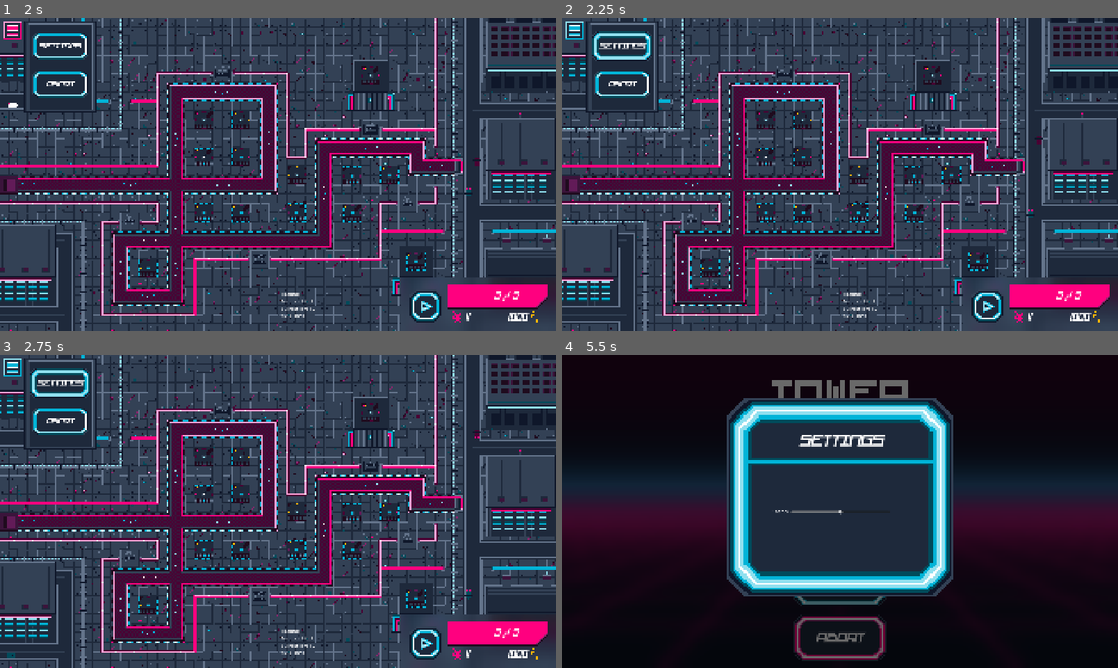
Above: before the commit, frames 1-4 (two rows, left to right).
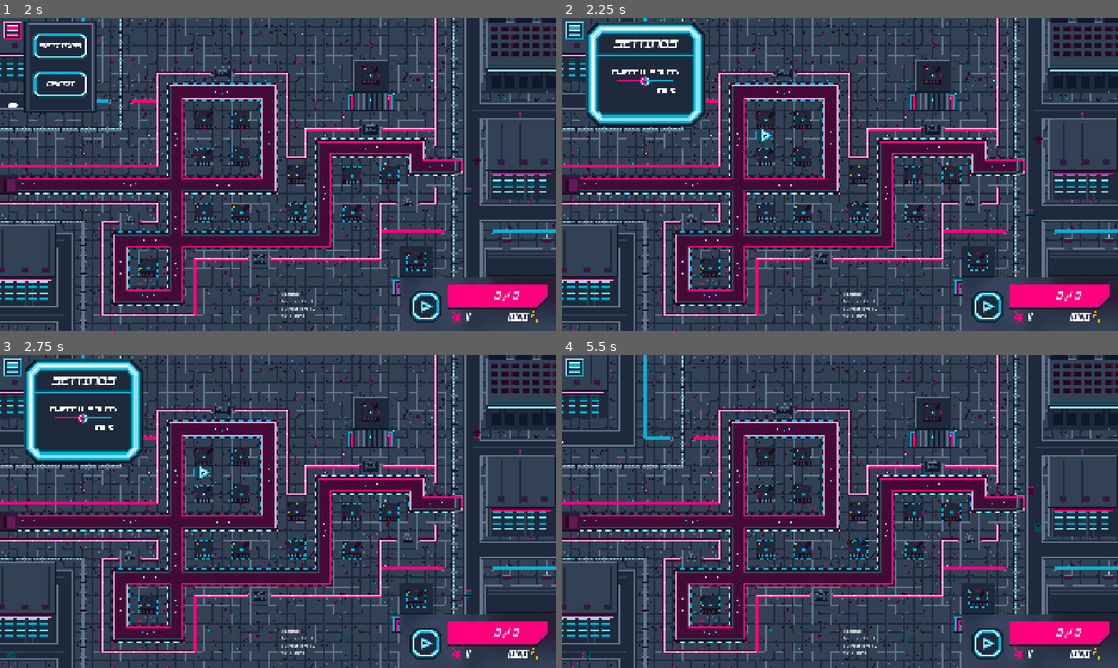
Above: after the commit, the same moments.

Repository: JanuV08/TD
Game: Godot game, scene res://Scenes/main.tscn
The game is run twice, just before and just after one commit, with the same random seed, the same clock (stepped at 60 frames per second) and the same inputs. This scene is started directly instead of the project's main scene.
Inputs (mouse positions are in pixels of both pictures, inside the frame that each line leads up to):
- Up to frame 1 (2 s): click (428, 305) at 0.5 s; click (11, 30) at 1.25 s
- Up to frame 2 (2.25 s): click "SETTINGS" at 2 s
- Up to frame 3 (2.75 s): no input
- Up to frame 4 (5.5 s): click (762, 473) at 2.77 s; click (623, 420) at 3.5 s, where only the run before the commit has a clickable "ABORT"; click (840, 583) at 4.25 s, where only the run before the commit has a clickable "SETTINGS"; click (840, 527) at 5 s, where only the run before the commit has a clickable "INITIATE"

Frame 1 is identical in both runs. In frame 2, 5.2% of the frame differs, in the area x 4-38%, y 1-40%; in frame 3, 5.2%; in frame 4, 92%, in the area x 0-100%, y 0-100%.

Commit message:
Add pause-menu audio settings
Add a styled volume slider with mute and volume-level icons, wire settings into the pause menu, and adjust map selection button positions.

Diff:
--- a/Scenes/drop_down.tscn
+++ b/Scenes/drop_down.tscn
@@ -1,6 +1,7 @@
 [gd_scene format=3 uid="uid://srntnqprdk5g"]
 
 [ext_resource type="Script" uid="uid://d07sb4qgi3u4e" path="res://Scripts/drop_down.gd" id="1_6agol"]
+[ext_resource type="PackedScene" uid="uid://c6qnklux3wn7" path="res://Scenes/settings.tscn" id="2_3t5j7"]
 [ext_resource type="Texture2D" uid="uid://cowej1ujofcqj" path="res://assets/GUI/dropMenu/menu-button-icon.png" id="2_y7fiv"]
 [ext_resource type="Texture2D" uid="uid://dg618nm6eyrdu" path="res://assets/GUI/dropMenu/menu-button-icon-hover.png" id="3_85cpj"]
 [ext_resource type="Texture2D" uid="uid://l7yv7v4oq7t6" path="res://assets/GUI/dropMenu/menu-background.png" id="3_y7fiv"]
@@ -100,9 +101,43 @@
 horizontal_alignment = 1
 vertical_alignment = 1
 
+[node name="settings" parent="." unique_id=703400629 instance=ExtResource("2_3t5j7")]
+visible = false
+
+[node name="ColorRect" parent="settings" index="0" unique_id=2132349209]
+visible = false
+
+[node name="TextureRect" parent="settings" index="1" unique_id=1610434915]
+offset_left = -879.0
+offset_top = -528.0
+offset_right = -465.0
+offset_bottom = -114.0
+
+[node name="Label" parent="settings/TextureRect" index="0" unique_id=508304816]
+offset_left = -334.0
+offset_top = -162.0
+offset_right = 331.0
+offset_bottom = -96.0
+theme_override_font_sizes/font_size = 36
+
+[node name="HSlider" parent="settings/TextureRect" index="1" unique_id=995130524]
+offset_left = -100.0
+offset_top = -9.0
+offset_right = 98.0
+offset_bottom = 7.0
+
+[node name="Label2" parent="settings/TextureRect/HSlider" index="1" unique_id=625660709]
+offset_left = -15.0
+offset_top = -27.0
+offset_right = 213.0
+offset_bottom = 0.0
+
 [connection signal="pressed" from="TopBtn" to="." method="_on_top_btn_pressed"]
 [connection signal="mouse_entered" from="TextureRect/SettBtn" to="." method="_on_sett_btn_mouse_entered"]
 [connection signal="mouse_exited" from="TextureRect/SettBtn" to="." method="_on_sett_btn_mouse_exited"]
+[connection signal="pressed" from="TextureRect/SettBtn" to="." method="_on_sett_btn_pressed"]
 [connection signal="mouse_entered" from="TextureRect/ExitBtn" to="." method="_on_exit_btn_mouse_entered"]
 [connection signal="mouse_exited" from="TextureRect/ExitBtn" to="." method="_on_exit_btn_mouse_exited"]
 [connection signal="pressed" from="TextureRect/ExitBtn" to="." method="_on_exit_btn_pressed"]
+
+[editable path="settings"]
--- a/Scenes/map1.tscn
+++ b/Scenes/map1.tscn
@@ -55,10 +55,10 @@
 
 [node name="lvl1Btn" type="TextureButton" parent="." unique_id=1569240790]
 layout_mode = 0
-offset_left = 300.0
-offset_top = 400.0
-offset_right = 428.0
-offset_bottom = 528.0
+offset_left = 256.0
+offset_top = 384.0
+offset_right = 384.0
+offset_bottom = 512.0
 texture_normal = ExtResource("4_tnejx")
 texture_hover = ExtResource("5_si05j")
 ignore_texture_size = true
@@ -79,10 +79,10 @@
 
 [node name="lvl2Btn" type="TextureButton" parent="." unique_id=934986800]
 layout_mode = 0
-offset_left = 600.0
-offset_top = 400.0
-offset_right = 728.0
-offset_bottom = 528.0
+offset_left = 576.0
+offset_top = 384.0
+offset_right = 704.0
+offset_bottom = 512.0
 texture_normal = ExtResource("4_tnejx")
 texture_hover = ExtResource("5_si05j")
 ignore_texture_size = true
@@ -108,10 +108,10 @@
 anchor_top = 0.5
 anchor_right = 0.5
 anchor_bottom = 0.5
-offset_left = -60.0
-offset_top = -140.0
-offset_right = 68.0
-offset_bottom = -12.0
+offset_left = -64.0
+offset_top = -156.0
+offset_right = 64.0
+offset_bottom = -28.0
 grow_horizontal = 2
 grow_vertical = 2
 texture_normal = ExtResource("4_tnejx")
@@ -139,10 +139,10 @@
 anchor_top = 0.5
 anchor_right = 0.5
 anchor_bottom = 0.5
-offset_left = 240.0
-offset_top = -140.0
-offset_right = 368.0
-offset_bottom = -12.0
+offset_left = 256.0
+offset_top = -156.0
+offset_right = 384.0
+offset_bottom = -28.0
 grow_horizontal = 2
 grow_vertical = 2
 texture_normal = ExtResource("4_tnejx")
@@ -170,10 +170,10 @@
 anchor_top = 0.5
 anchor_right = 0.5
 anchor_bottom = 0.5
-offset_left = 540.0
-offset_top = -140.0
-offset_right = 668.0
-offset_bottom = -12.0
+offset_left = 576.0
+offset_top = -156.0
+offset_right = 704.0
+offset_bottom = -28.0
 grow_horizontal = 2
 grow_vertical = 2
 texture_normal = ExtResource("4_tnejx")
@@ -196,8 +196,10 @@
 
 [node name="backBtn" type="TextureButton" parent="." unique_id=1288367130]
 layout_mode = 0
-offset_right = 93.0
-offset_bottom = 93.0
+offset_left = 16.0
+offset_top = 16.0
+offset_right = 109.0
+offset_bottom = 109.0
 texture_normal = ExtResource("10_tnejx")
 texture_hover = ExtResource("11_vcux0")
 ignore_texture_size = true
--- a/Scenes/settings.tscn
+++ b/Scenes/settings.tscn
@@ -3,6 +3,33 @@
 [ext_resource type="Texture2D" uid="uid://53aa4gwn872p" path="res://assets/GUI/endMenu/end_menu_background_won.png" id="1_i44u3"]
 [ext_resource type="Script" uid="uid://cu1i8mfu58d86" path="res://Scripts/settings.gd" id="1_lhmql"]
 [ext_resource type="FontFile" uid="uid://c2edt1vtldka5" path="res://assets/fonts/midnight-letters.italic.ttf" id="2_lhmql"]
+[ext_resource type="Texture2D" uid="uid://ye8yxabrp5nl" path="res://assets/GUI/dropMenu/settings-slider-grabber.png" id="4_6kysc"]
+[ext_resource type="Texture2D" uid="uid://bv2f8sfkhqv2c" path="res://assets/GUI/dropMenu/settings-slider-tick.png" id="4_aaqfp"]
+[ext_resource type="Texture2D" uid="uid://de2j6jedwvj66" path="res://assets/GUI/dropMenu/settings-slider-tick-completed.png" id="5_j2dne"]
+[ext_resource type="FontFile" uid="uid://ch5qx16xhvfbv" path="res://assets/fonts/MidnightLetters-Regular.ttf" id="7_6vr2p"]
+[ext_resource type="Texture2D" uid="uid://dtixj8j2jvi5f" path="res://assets/GUI/dropMenu/volume-icon-half.png" id="8_bismi"]
+[ext_resource type="Texture2D" uid="uid://c3ocedq1lccxo" path="res://assets/GUI/dropMenu/volume-icon-zero.png" id="9_rgw85"]
+
+[sub_resource type="StyleBoxTexture" id="StyleBoxTexture_he84e"]
+content_margin_top = 8.0
+content_margin_bottom = 8.0
+texture = ExtResource("4_aaqfp")
+texture_margin_left = 4.0
+texture_margin_right = 4.0
+
+[sub_resource type="StyleBoxTexture" id="StyleBoxTexture_aaqfp"]
+content_margin_top = 8.0
+content_margin_bottom = 8.0
+texture = ExtResource("5_j2dne")
+texture_margin_left = 4.0
+texture_margin_right = 4.0
+
+[sub_resource type="StyleBoxTexture" id="StyleBoxTexture_35cvv"]
+content_margin_top = 8.0
+content_margin_bottom = 8.0
+texture = ExtResource("5_j2dne")
+texture_margin_left = 4.0
+texture_margin_right = 4.0
 
 [node name="settings" type="Control" unique_id=703400629]
 layout_mode = 3
@@ -22,7 +49,7 @@
 grow_vertical = 2
 color = Color(0, 0, 0, 0.5882353)
 
-[node name="TextureRect" type="TextureRect" parent="ColorRect" unique_id=1610434915]
+[node name="TextureRect" type="TextureRect" parent="." unique_id=1610434915]
 layout_mode = 1
 anchors_preset = 8
 anchor_left = 0.5
@@ -38,7 +65,7 @@
 pivot_offset = Vector2(160, 320)
 texture = ExtResource("1_i44u3")
 
-[node name="Label" type="Label" parent="ColorRect/TextureRect" unique_id=508304816]
+[node name="Label" type="Label" parent="TextureRect" unique_id=508304816]
 layout_mode = 1
 anchors_preset = 8
 anchor_left = 0.5
@@ -57,7 +84,7 @@
 horizontal_alignment = 1
 vertical_alignment = 1
 
-[node name="HSlider" type="HSlider" parent="ColorRect/TextureRect" unique_id=995130524]
+[node name="HSlider" type="HSlider" parent="TextureRect" unique_id=995130524]
 layout_mode = 1
 anchors_preset = 8
 anchor_left = 0.5
@@ -70,16 +97,46 @@
 offset_bottom = 8.0
 grow_horizontal = 2
 grow_vertical = 2
+theme_override_icons/grabber = ExtResource("4_6kysc")
+theme_override_icons/grabber_highlight = ExtResource("4_6kysc")
+theme_override_styles/slider = SubResource("StyleBoxTexture_he84e")
+theme_override_styles/grabber_area = SubResource("StyleBoxTexture_aaqfp")
+theme_override_styles/grabber_area_highlight = SubResource("StyleBoxTexture_35cvv")
 max_value = 2.0
 step = 0.05
 value = 1.0
 
-[node name="Label" type="Label" parent="ColorRect/TextureRect/HSlider" unique_id=49196795]
+[node name="Label" type="Label" parent="TextureRect/HSlider" unique_id=49196795]
 layout_mode = 0
-offset_left = -65.0
-offset_top = -4.0
-offset_right = -6.0
-offset_bottom = 19.0
-text = "100.0 %"
+offset_left = 140.0
+offset_top = 35.0
+offset_right = 204.0
+offset_bottom = 63.0
+theme_override_fonts/font = ExtResource("7_6vr2p")
+theme_override_font_sizes/font_size = 24
+text = "100 %"
 
-[connection signal="value_changed" from="ColorRect/TextureRect/HSlider" to="." method="_on_h_slider_value_changed"]
+[node name="Label2" type="Label" parent="TextureRect/HSlider" unique_id=625660709]
+layout_mode = 0
+offset_left = 58.0
+offset_top = -28.0
+offset_right = 286.0
+offset_bottom = -1.0
+theme_override_fonts/font = ExtResource("7_6vr2p")
+theme_override_font_sizes/font_size = 23
+text = "OVERALL SOUND"
+
+[node name="mute_button" type="TextureButton" parent="TextureRect" unique_id=796565579]
+layout_mode = 0
+offset_left = 572.5
+offset_top = 354.5
+offset_right = 650.5
+offset_bottom = 432.5
+toggle_mode = true
+texture_normal = ExtResource("8_bismi")
+texture_pressed = ExtResource("9_rgw85")
+ignore_texture_size = true
+stretch_mode = 0
+
+[connection signal="value_changed" from="TextureRect/HSlider" to="." method="_on_h_slider_value_changed"]
+[connection signal="toggled" from="TextureRect/mute_button" to="." method="_on_mute_button_toggled"]
--- a/Scripts/drop_down.gd
+++ b/Scripts/drop_down.gd
@@ -6,7 +6,6 @@
 @onready var background: TextureRect = $TextureRect
 
 func _ready() -> void:
-	# DŮLEŽITÉ: celý CanvasLayer i všechna jeho tlačítka budou fungovat i při pauze
 	process_mode = Node.PROCESS_MODE_ALWAYS
 
 	exit_btn.pivot_offset = exit_btn.size / 2
@@ -32,6 +31,10 @@
 	settings_btn.scale = Vector2(1.0, 1.0)
 
 func _on_exit_btn_pressed() -> void:
-	# NUTNÉ: zrušíme pauzu před přepnutím do hlavního menu, jinak menu zamrzne!
 	get_tree().paused = false
 	get_tree().change_scene_to_file("res://Scenes/main_menu.tscn")
+
+
+func _on_sett_btn_pressed() -> void:
+	$settings.visible = true
+	$TextureRect.visible = false
--- a/Scripts/settings.gd
+++ b/Scripts/settings.gd
@@ -1,22 +1,45 @@
 extends Control
 
+var posledni: float = 1.0
+var muting: bool = false
+
 func _ready() -> void:
-	$ColorRect/TextureRect/HSlider.value = Global.volume
-	$ColorRect/TextureRect/HSlider/Label.text = str(Global.volume * 100) + " %"
+	$TextureRect/HSlider.value = Global.volume
+	_on_h_slider_value_changed(Global.volume)
 
 func _on_h_slider_value_changed(value: float) -> void:
 	Global.volume = value
-	$ColorRect/TextureRect/HSlider/Label.text = str(Global.volume * 100) + " %"
-	# value * value posune střed posuvníku (0.5) na 0.25 (-12 dB), což zní přirozeně
+	if not muting:
+		posledni = value
+		$TextureRect/mute_button.set_pressed_no_signal(value == 0.0)
+
+	$TextureRect/HSlider/Label.text = str(roundi(value * 100)) + " %"
 	AudioServer.set_bus_volume_db(0, linear_to_db(value * value))
 
-func _on_button_pressed() -> void:
-	$audio_test.play()
+	if value >= 2.0:
+		$TextureRect/mute_button.texture_normal = preload("res://assets/GUI/dropMenu/volume-icon-full.png")
+	elif value >= 1.0:
+		$TextureRect/mute_button.texture_normal = preload("res://assets/GUI/dropMenu/volume-icon-half.png")
+	elif value >= 0.25:
+		$TextureRect/mute_button.texture_normal = preload("res://assets/GUI/dropMenu/volume-icon-quarter.png")
+	elif value > 0:
+		$TextureRect/mute_button.texture_normal = preload("res://assets/GUI/dropMenu/volume-icon-almost-zero.png")
+	else:
+		$TextureRect/mute_button.texture_normal = preload("res://assets/GUI/dropMenu/volume-icon-zero.png")
 
+func _on_mute_button_toggled(toggled_on: bool) -> void:
+	muting = true
+	if toggled_on:
+		if $TextureRect/HSlider.value > 0.0:
+			posledni = $TextureRect/HSlider.value
+		$TextureRect/HSlider.value = 0.0
+	else:
+		$TextureRect/HSlider.value = posledni if posledni > 0.0 else 1.0
+	muting = false
 
 func _input(event: InputEvent) -> void:
 	if visible and event is InputEventMouseMotion:
-		var panel := $ColorRect/TextureRect
+		var panel := $TextureRect
 		var is_inside := Rect2(Vector2.ZERO, panel.size).has_point(panel.get_local_mouse_position())
 		if not is_inside:
 			visible = false
Binary file added: assets/GUI/dropMenu/settings-slider-grabber.ase
Binary file added: assets/GUI/dropMenu/settings-slider-grabber.png
Not shown, added: assets/GUI/dropMenu/settings-slider-grabber.png.import
Binary file added: assets/GUI/dropMenu/settings-slider-tick-completed.png
Not shown, added: assets/GUI/dropMenu/settings-slider-tick-completed.png.import
Binary file added: assets/GUI/dropMenu/settings-slider-tick.png
Not shown, added: assets/GUI/dropMenu/settings-slider-tick.png.import
Binary file added: assets/GUI/dropMenu/volume-icon-almost-zero.png
Not shown, added: assets/GUI/dropMenu/volume-icon-almost-zero.png.import
Binary file added: assets/GUI/dropMenu/volume-icon-full.png
Not shown, added: assets/GUI/dropMenu/volume-icon-full.png.import
Binary file added: assets/GUI/dropMenu/volume-icon-half.png
(and 16 more such lines)
